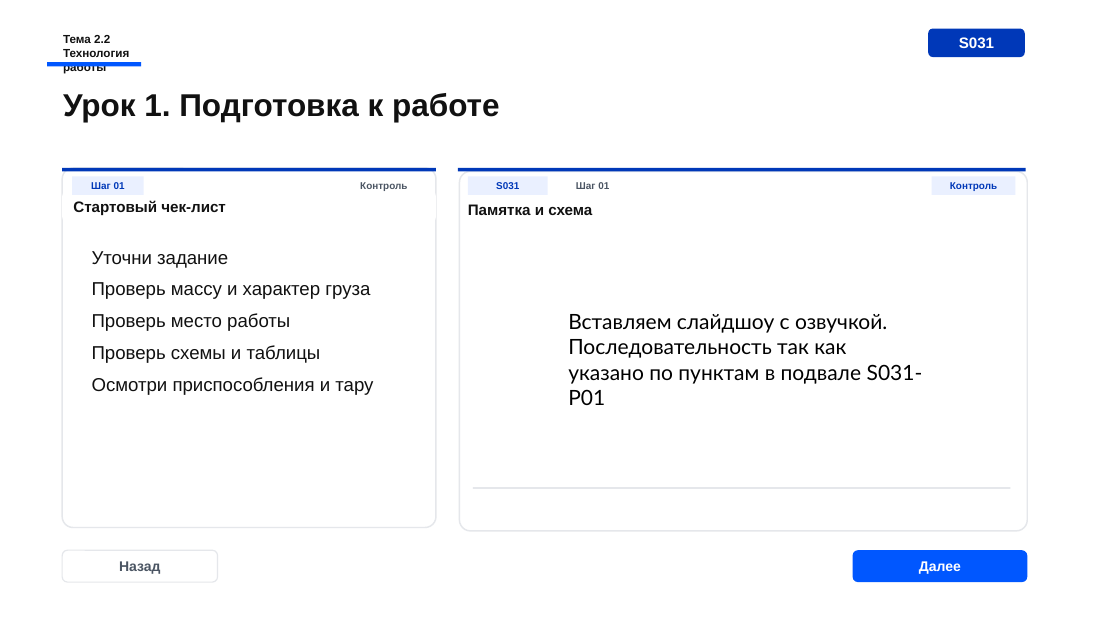
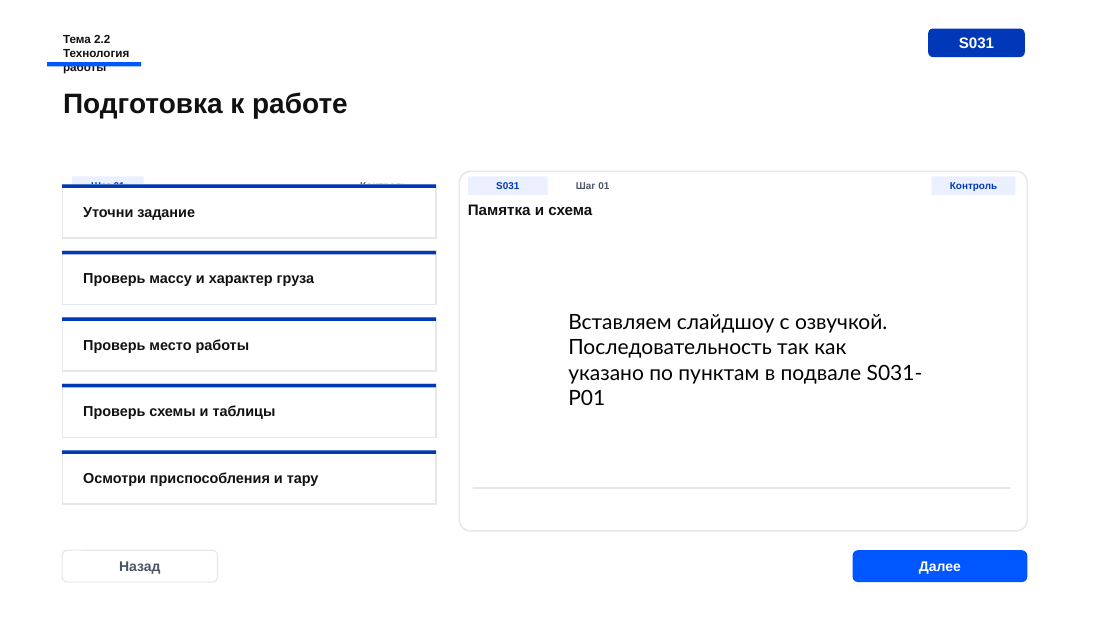
Before and after one commit to Armankanat2/EV-Strop, a slide deck: slide 3 of presentations/ispring-course/module-01-stropovka-gruzov/live-preview/S029_theme22_preview_2026-06-30_v13_ev-group-techstyle-premium-subslides.pptx. Drawn at 1120x630 pixels with LibreOffice and Linux fonts; fonts in the diff are those of the drawing. Boxes give left, top, right and bottom in pixels: in the first picture for what was removed or moved away, otherwise in the second. Text is boxed around its words. In the diff, an @@ line names an element or a change of style, - is before the commit and + after.

```diff
--- a/presentations/ispring-course/module-01-stropovka-gruzov/live-preview/S029_theme22_preview_2026-06-30_v13_ev-group-techstyle-premium-subslides.pptx
+++ b/presentations/ispring-course/module-01-stropovka-gruzov/live-preview/S029_theme22_preview_2026-06-30_v13_ev-group-techstyle-premium-subslides.pptx
@@ text at [63, 92, 348, 118]: text changed; size 27 to 24 pt @@
-Урок 1. Подготовка к работе
+Подготовка к работе
@@ rounded rectangle removed at [62, 168, 436, 528] @@
@@ rectangle: place and size @@
-rectangle at [62, 168, 436, 171]
+rectangle at [62, 184, 436, 187]
@@ rectangle added at [62, 184, 436, 238], fill #FFFFFF, outline #E5E7EB 1 pt @@
@@ text removed at [73, 200, 226, 215] @@
-Стартовый чек-лист
@@ text "Уточни задание": place and size @@
-text "Уточни задание" at [92, 251, 373, 395]
+text "Уточни задание" at [83, 207, 195, 220]
@@ text "Уточни задание" at [83, 207, 195, 220]: size 16 to 12.4 pt, bold on; less space between paragraphs @@
@@ rectangle: place and size @@
-rectangle at [458, 168, 1026, 171]
+rectangle at [62, 251, 436, 255]
@@ rectangle added at [62, 251, 436, 305], fill #FFFFFF, outline #E5E7EB 1 pt @@
@@ text added at [83, 273, 314, 286], 12.4 pt, text #111111, bold @@
+Проверь массу и характер груза
@@ text at [92, 282, 373, 395]: paragraphs removed @@
-Проверь массу и характер груза
-Проверь место работы
-Проверь схемы и таблицы
-Осмотри приспособления и тару
@@ rectangle added at [62, 318, 436, 371], fill #FFFFFF, outline #E5E7EB 1 pt @@
@@ rectangle added at [62, 318, 436, 321], fill #0038B8 @@
@@ text added at [83, 339, 250, 353], 12.4 pt, text #111111, bold @@
+Проверь место работы
@@ rectangle added at [62, 384, 436, 438], fill #FFFFFF, outline #E5E7EB 1 pt @@
@@ rectangle added at [62, 384, 436, 387], fill #0038B8 @@
@@ text added at [83, 405, 276, 419], 12.4 pt, text #111111, bold @@
+Проверь схемы и таблицы
@@ rectangle added at [62, 450, 436, 504], fill #FFFFFF, outline #E5E7EB 1 pt @@
@@ rectangle added at [62, 450, 436, 454], fill #0038B8 @@
@@ text added at [83, 472, 319, 486], 12.4 pt, text #111111, bold @@
+Осмотри приспособления и тару
```
Also in this commit, not shown: 9 other slides changed, 5 slides added, 2 slides removed, 10 other files.
